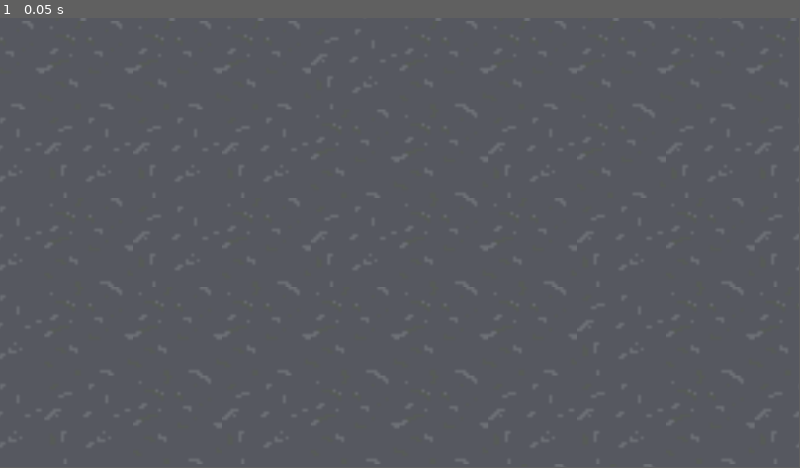
Above: before the commit, frame 1.
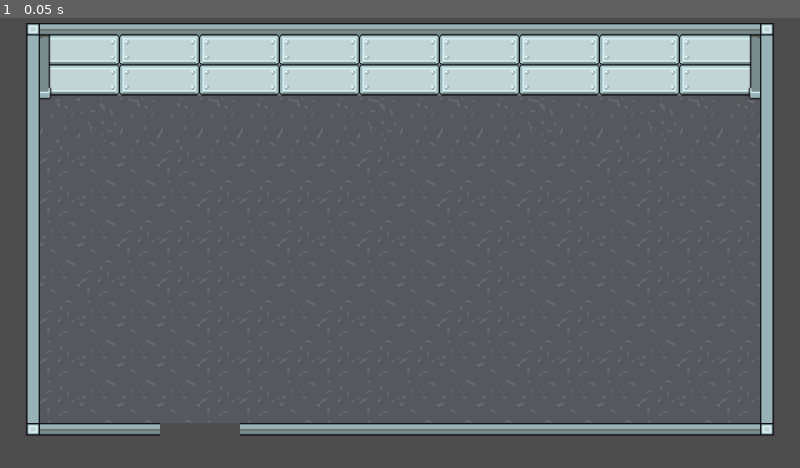
Above: after the commit, the same moment.

Repository: TomiZ87/spooky-game-jam-2025
Game: Godot game, scene res://scenes/room.tscn
The game is run twice, just before and just after one commit, with the same random seed, the same clock (stepped at 60 frames per second) and the same inputs.
Inputs:
- Up to frame 1 (0.05 s): no input
In our replay, the window is 799x449 before the commit and 800x450 after it. These sizes can differ from the game's own. Grey fills any space a smaller window leaves; there, only what the larger window draws over its background counts as a difference.

The runs differ from the first frame. In frame 1, 20% of the frame differs, in the area x 0-100%, y 0-100%.

Commit message:
fix: Change project settings and camera zoom

Diff:
--- a/project/project.godot
+++ b/project/project.godot
@@ -14,3 +14,9 @@
 run/main_scene="uid://dmpeto3yqxjvm"
 config/features=PackedStringArray("4.5", "Forward Plus")
 config/icon="res://icon.svg"
+
+[display]
+
+window/size/viewport_width=1280
+window/size/viewport_height=720
+window/stretch/mode="viewport"
--- a/project/scenes/room.tscn
+++ b/project/scenes/room.tscn
@@ -54,4 +54,4 @@
 
 [node name="Camera2D" type="Camera2D" parent="."]
 position = Vector2(288, 112)
-zoom = Vector2(4, 4)
+zoom = Vector2(2, 2)
